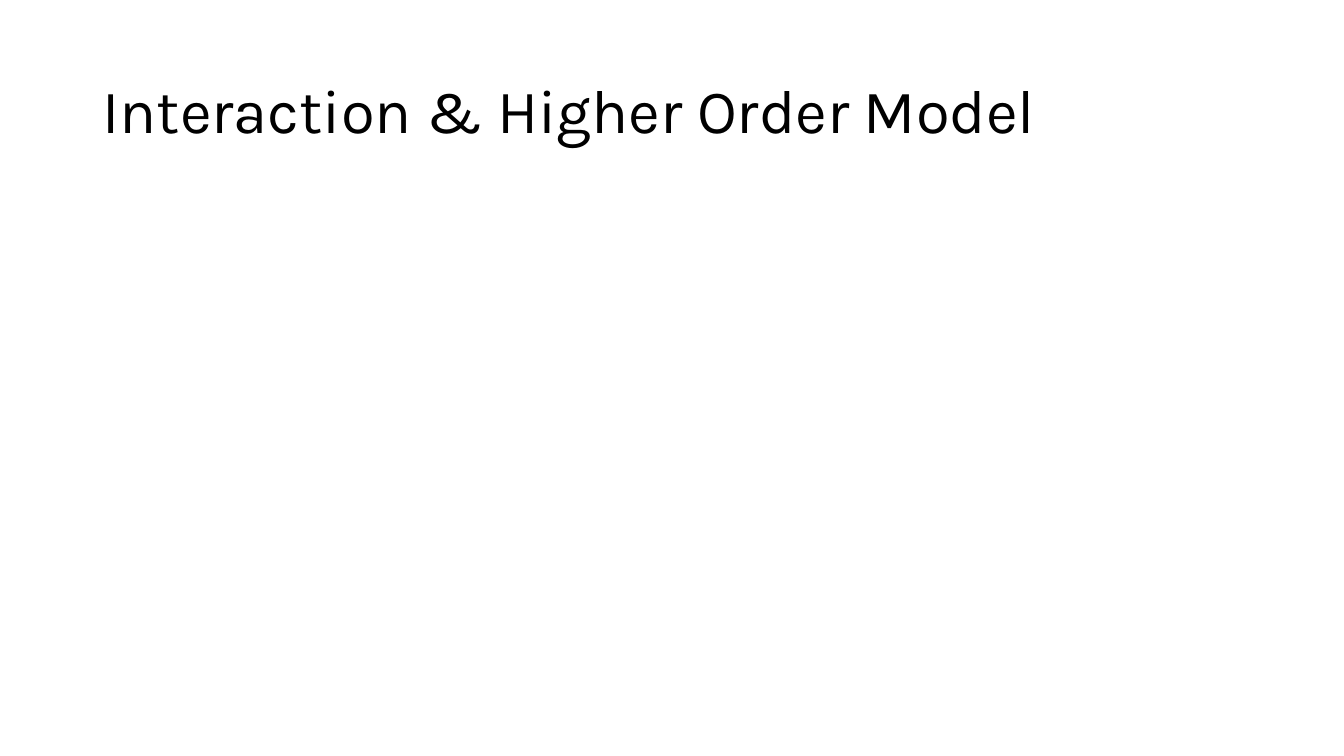
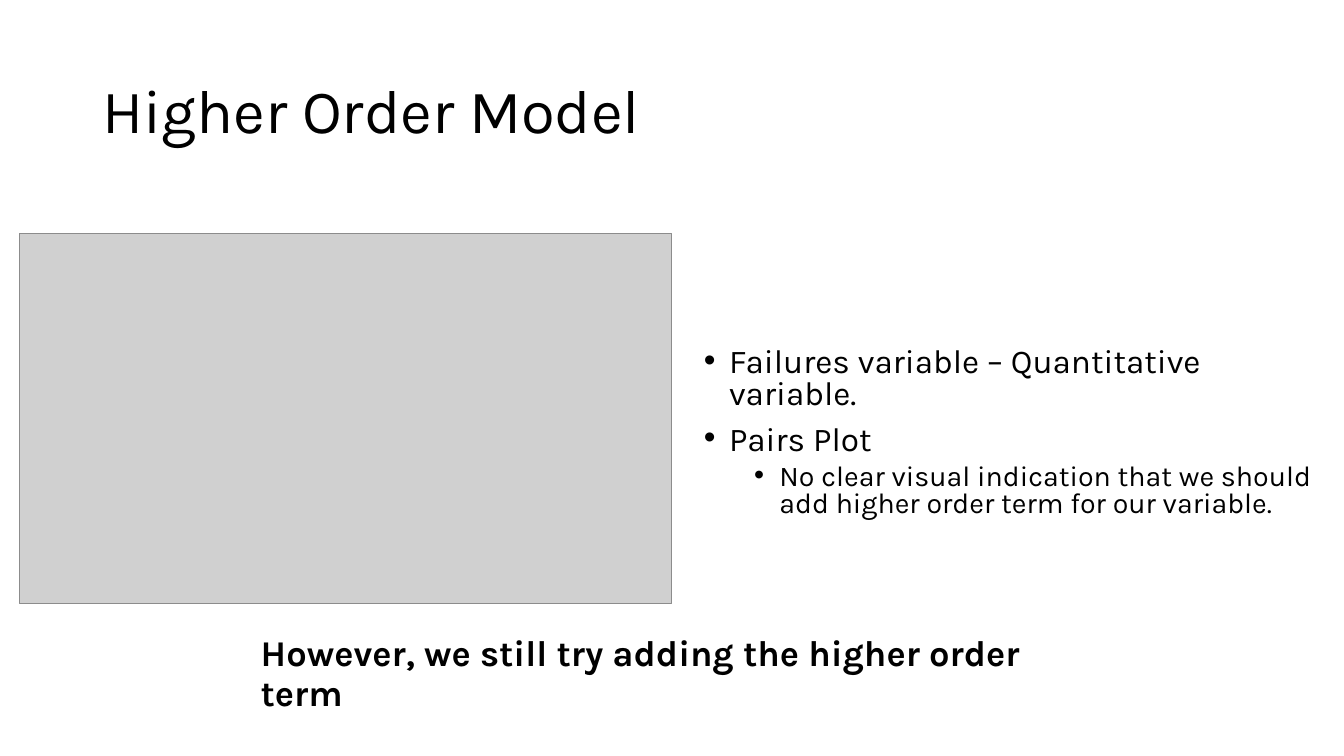
Before and after one commit to prs-sharma9/DATA-603_PROJECT, a slide deck: slide 11 of Final_Presentation.pptx (slide 7 before the commit). Drawn at 1344x756 pixels with LibreOffice and Linux fonts; fonts in the diff are those of the drawing; grey boxes stand for pictures. Boxes give left, top, right and bottom in pixels: in the first picture for what was removed or moved away, otherwise in the second. Text is boxed around its words. In the diff, an @@ line names an element or a change of style, - is before the commit and + after.

```diff
--- a/Final_Presentation.pptx
+++ b/Final_Presentation.pptx
@@ title at [102,90,640,148]: text changed @@
-Interaction & Higher Order Model
+Higher Order Model
@@ picture added at [19,233,671,604] @@
@@ text added at [729,350,1311,520], 20.4 pt, text #000000 @@
+• Failures variable – Quantitative variable.
+• Pairs Plot
+  • No clear visual indication that we should add higher order term for our variable.
@@ text added at [261,640,1019,707], 25.9 pt, text #000000, bold @@
+However, we still try adding the higher order term
```
Also in this commit, not shown: 8 slides added, 1 slide removed, 1 other file.
